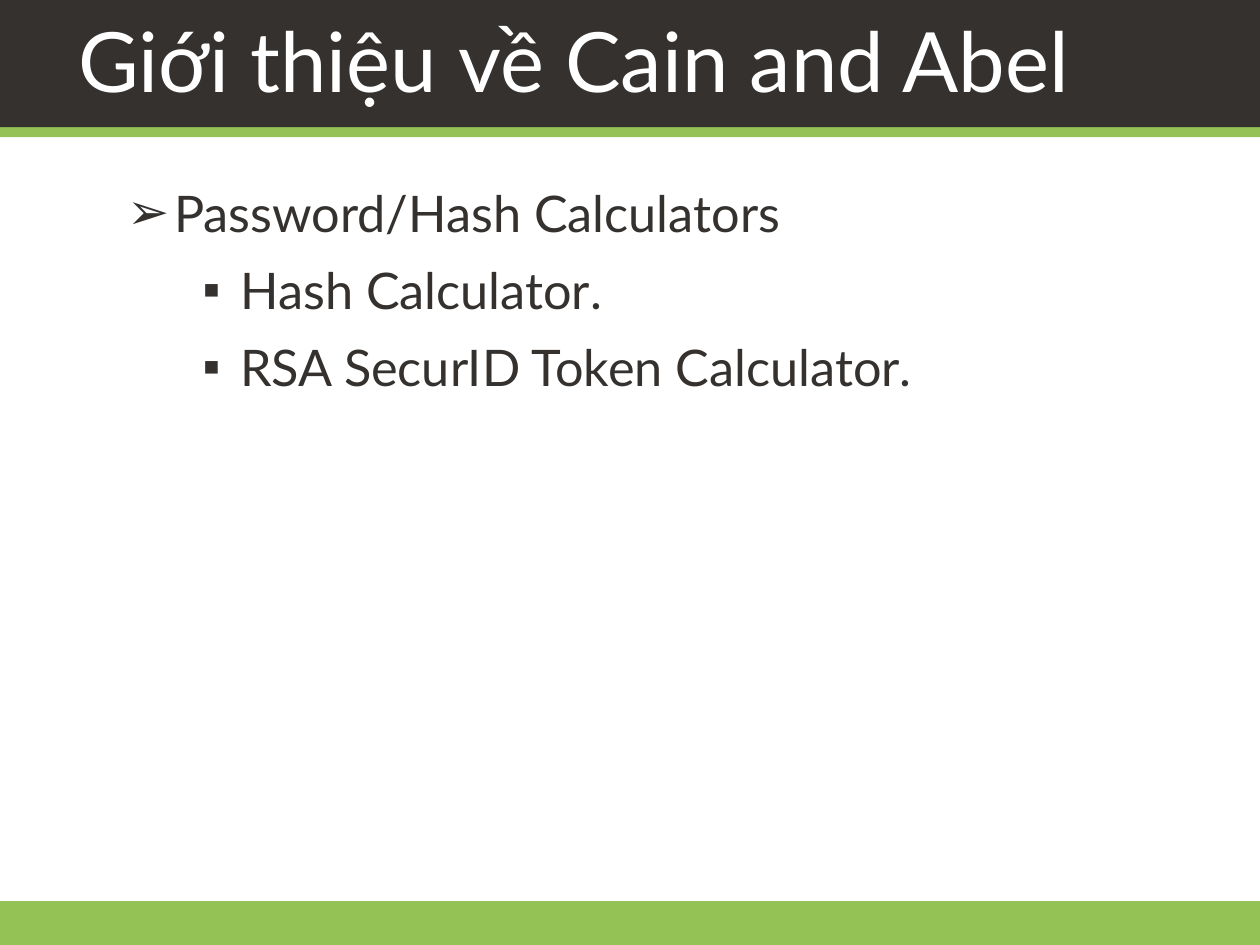
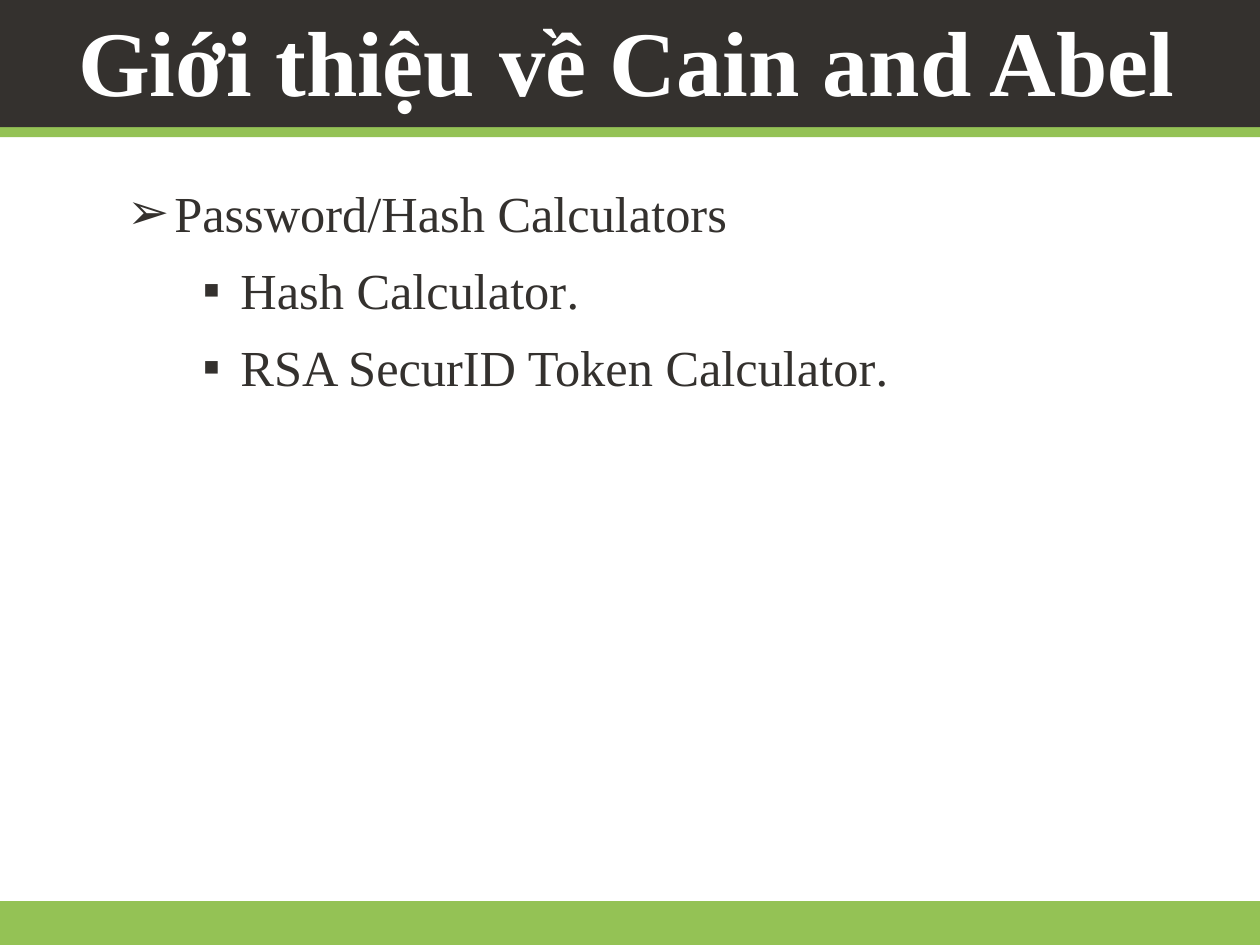
Before and after one commit to daotk/cdkpt, a slide deck: slide 10 of CDBM/Team Assignment 01/Team02.pptx. Drawn at 1260x945 pixels with LibreOffice and Linux fonts; fonts in the diff are those of the drawing; background and template pictures are left out. Boxes give left, top, right and bottom in pixels: in the first picture for what was removed or moved away, otherwise in the second. Text is boxed around its words. In the diff, an @@ line names an element or a change of style, - is before the commit and + after.

Commit message:
update font ppt

```diff
--- a/CDBM/Team Assignment 01/Team02.pptx
+++ b/CDBM/Team Assignment 01/Team02.pptx
@@ title "Giới thiệu về Cain and ..." at [78, 28, 1175, 113]: size 39.6 to 44 pt, font Lato to Times New Roman, bold on @@
@@ text "Password/Hash Calculators" at [174, 197, 889, 387]: font Lato to Times New Roman @@
```
Also in this commit, not shown: 16 other slides changed.
